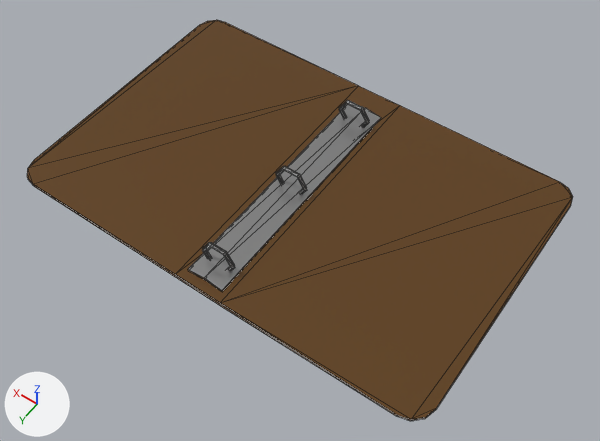
What one commit did to the glTF model Mesh/Binder.glb.
The view is the same before and after, from a 50 mm camera at (-2.62, 2.63, 3.04) aimed at (-1.2, 0.65, -0.07). Arrows for +X, +Y and +Z are at lower left; the lights stay in place. Mesh edges are drawn as thin lines. Vertices at the same position are counted once.
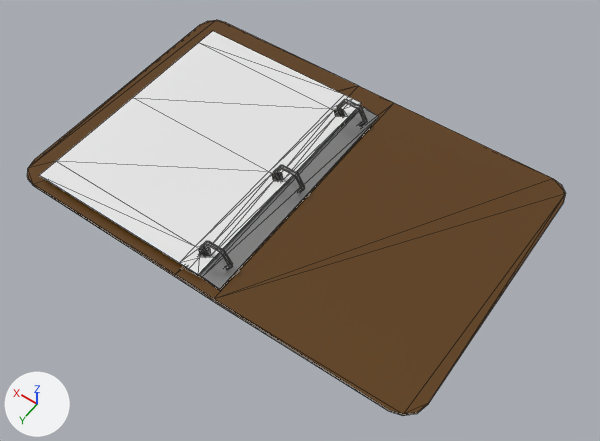
Pixel boxes [x1, y1, x2, y2] of what changed, in the pictures (600 x 441 px; the box of a moved part takes in the faces that stretch with it):
'Torus', reshaped
    before: [27, 20, 573, 421]
    after: [27, 20, 566, 416]
part 1 of me_torus, moved or reshaped
    before: [188, 104, 381, 291]
    after: [186, 106, 379, 290]
part 2 of me_torus, added
    after: [39, 31, 361, 274]
part 3 of me_torus, moved or reshaped
    before: [175, 86, 573, 421]
    after: [175, 86, 566, 416]

Patch to the scene script:
```diff
--- a/Mesh/Binder.glb.py
+++ b/Mesh/Binder.glb.py
@@ mat_paper @@
+mat_paper = principled_material('Paper')
+mat_paper.base_color = (0.8, 0.8, 0.8)  # white #e7e7e7
@@ me_torus @@
 # used by ob_torus; location = (0.0, 0.0, 0.0)
-me_torus.from_pydata(...)  # 142 vertices, 276 faces; spans x -2.22..0.04, y -0.22..1.26, z -0.02..0.14
+me_torus.from_pydata(...)  # 171 vertices, 312 faces; spans x -2.18..0.04, y -0.22..1.26, z -0.02..0.14
+# me_torus part 1: the loose piece of 12 vertices spanning x -1.19..-1.0, y -0.08..1.21, z 0.0..0.03 is moved by (0.01, 0.0, 0.0)
+# me_torus part 2: a new loose piece of 29 vertices spanning x -1.06..-0.08, y -0.09..1.22, z 0.04, in mat_paper (white #e7e7e7)
+# me_torus part 3
+# 102 vertices are removed from x -2.22..-1.0, y -0.22..1.26, z -0.02..0.14
+# 222 faces are deleted
+# 75 vertices are added at x -2.18..-0.99, y -0.22..1.26, z -0.02..0.14
+# 6 new vertices lie (0.04, 0.0, 0.08) away from vertices in x -1.17..-1.16, y 0.02..1.12, z 0.06
+# 5 new vertices lie (-0.04, 0.0, -0.07) away from vertices in x -1.0, y 0.02..1.12, z 0.06
+# 6 new vertices lie (-0.08, 0.0, 0.0) away from vertices in x -1.04, y 0.02..1.12, z -0.01..0.14
+# 5 new vertices lie (0.04, 0.0, -0.06) away from vertices in x -1.15, y 0.02..1.12, z 0.06
+# 5 new vertices lie (-0.03, 0.0, -0.06) away from vertices in x -1.01, y 0.02..1.12, z 0.06
+# 180 new faces join them, mat_metal (grey #9e9e9e)
+# 42 new faces join them, mat_material_004 (brown #65441b)
 me_torus.materials.append(mat_metal)
 me_torus.materials.append(mat_material_004)
+me_torus.materials.append(mat_paper)  # white #e7e7e7
```
